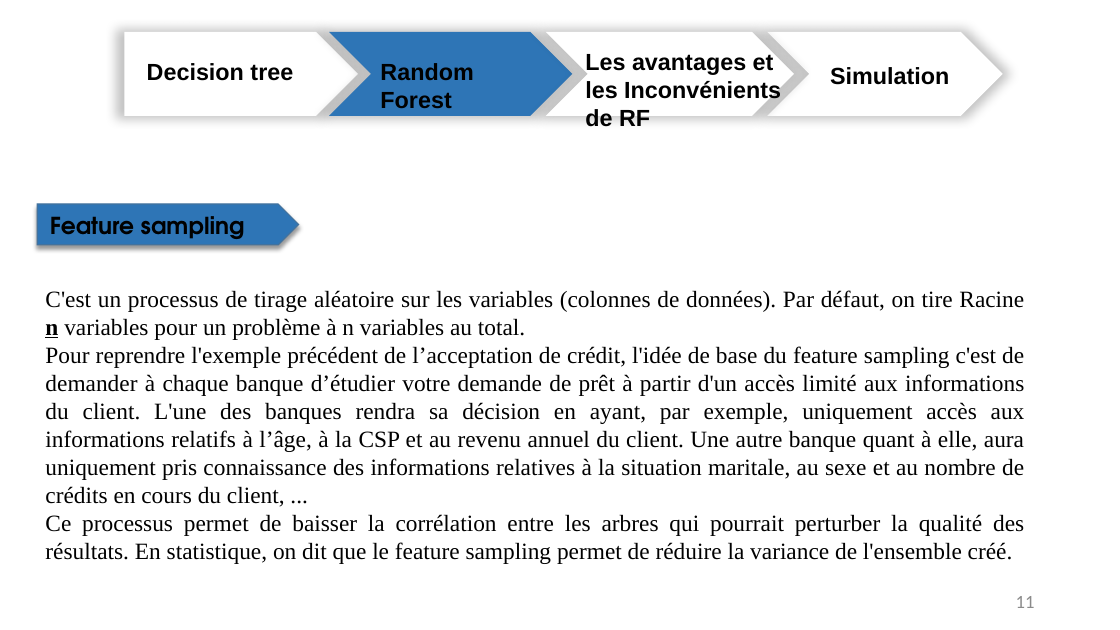
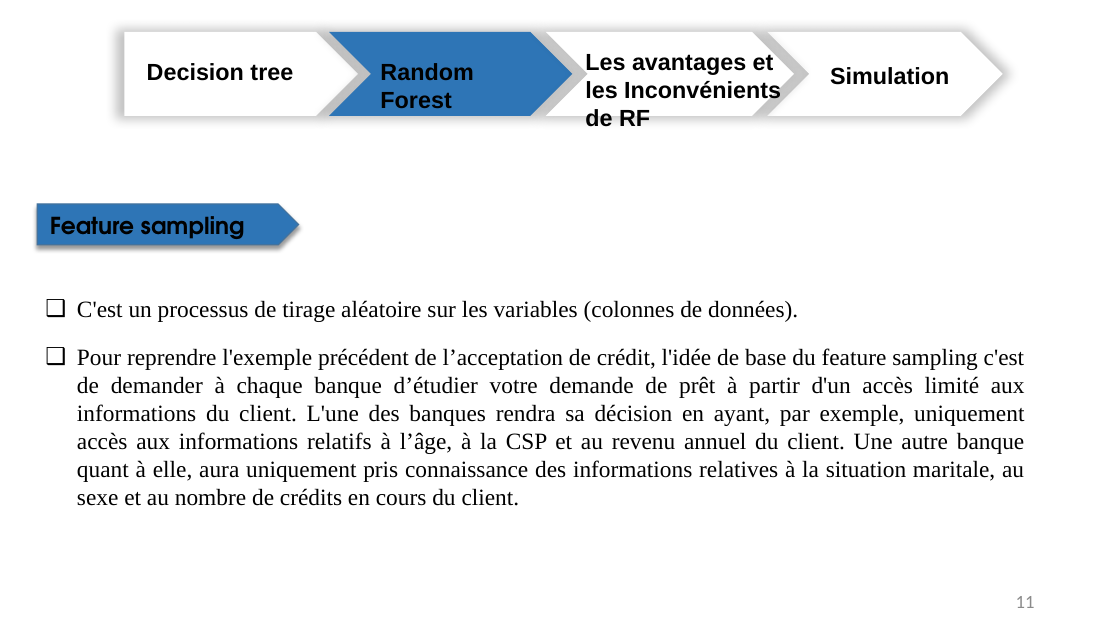
Before and after one commit to benjdiasaad/Random_Forest, a slide deck: slide 11 of Benjdia Saad Random Forest.pptx. Drawn at 1120x630 pixels with LibreOffice and Linux fonts; fonts in the diff are those of the drawing. Boxes give left, top, right and bottom in pixels: in the first picture for what was removed or moved away, otherwise in the second. Text is boxed around its words. In the diff, an @@ line names an element or a change of style, - is before the commit and + after.

```diff
--- a/Benjdia Saad Random Forest.pptx
+++ b/Benjdia Saad Random Forest.pptx
@@ text at bbox=[77, 300, 1025, 506]: text changed @@
-C'est un processus de tirage aléatoire sur les variables (colonnes de données). Par défaut, on tire Racine n variables pour un problème à n variables au total.
-Pour reprendre l'exemple précédent de l’acceptation de crédit, l'idée de base du feature sampling c'est de demander à chaque banque d’étudier votre demande de prêt à partir d'un accès limité aux informations du client. L'une des banques rendra sa décision en ayant, par exemple, uniquement accès aux informations relatifs à l’âge, à la CSP et au revenu annuel du client. Une autre banque quant à elle, aura uniquement pris connaissance des informations relatives à la situation maritale, au sexe et au nombre de crédits en cours du client, ...
-Ce processus permet de baisser la corrélation entre les arbres qui pourrait perturber la qualité des résultats. En statistique, on dit que le feature sampling permet de réduire la variance de l'ensemble créé.
+❑ C'est un processus de tirage aléatoire sur les variables (colonnes de données).
+❑ Pour reprendre l'exemple précédent de l’acceptation de crédit, l'idée de base du feature sampling c'est de demander à chaque banque d’étudier votre demande de prêt à partir d'un accès limité aux informations du client. L'une des banques rendra sa décision en ayant, par exemple, uniquement accès aux informations relatifs à l’âge, à la CSP et au revenu annuel du client. Une autre banque quant à elle, aura uniquement pris connaissance des informations relatives à la situation maritale, au sexe et au nombre de crédits en cours du client.
```
Also in this commit, not shown: 10 other slides changed.
